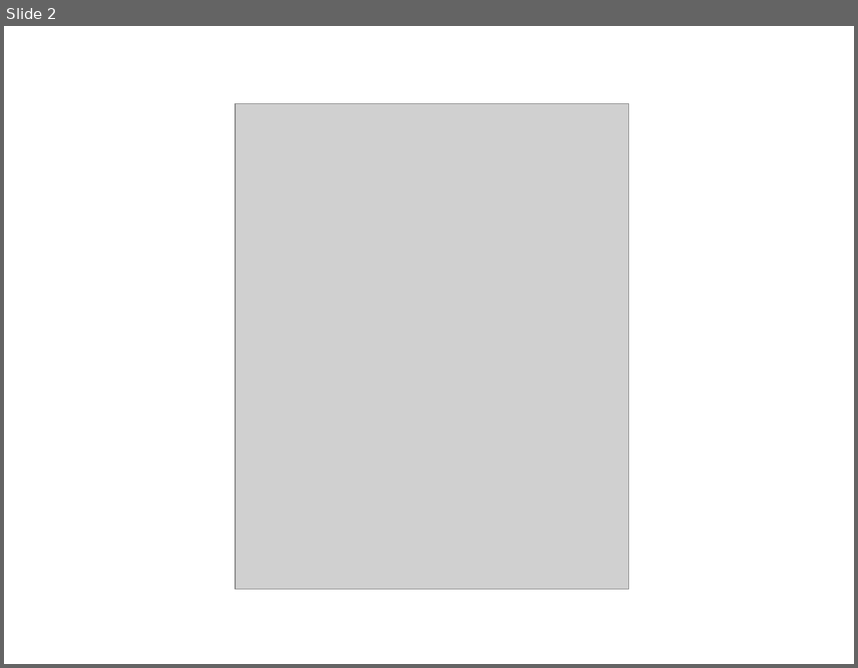
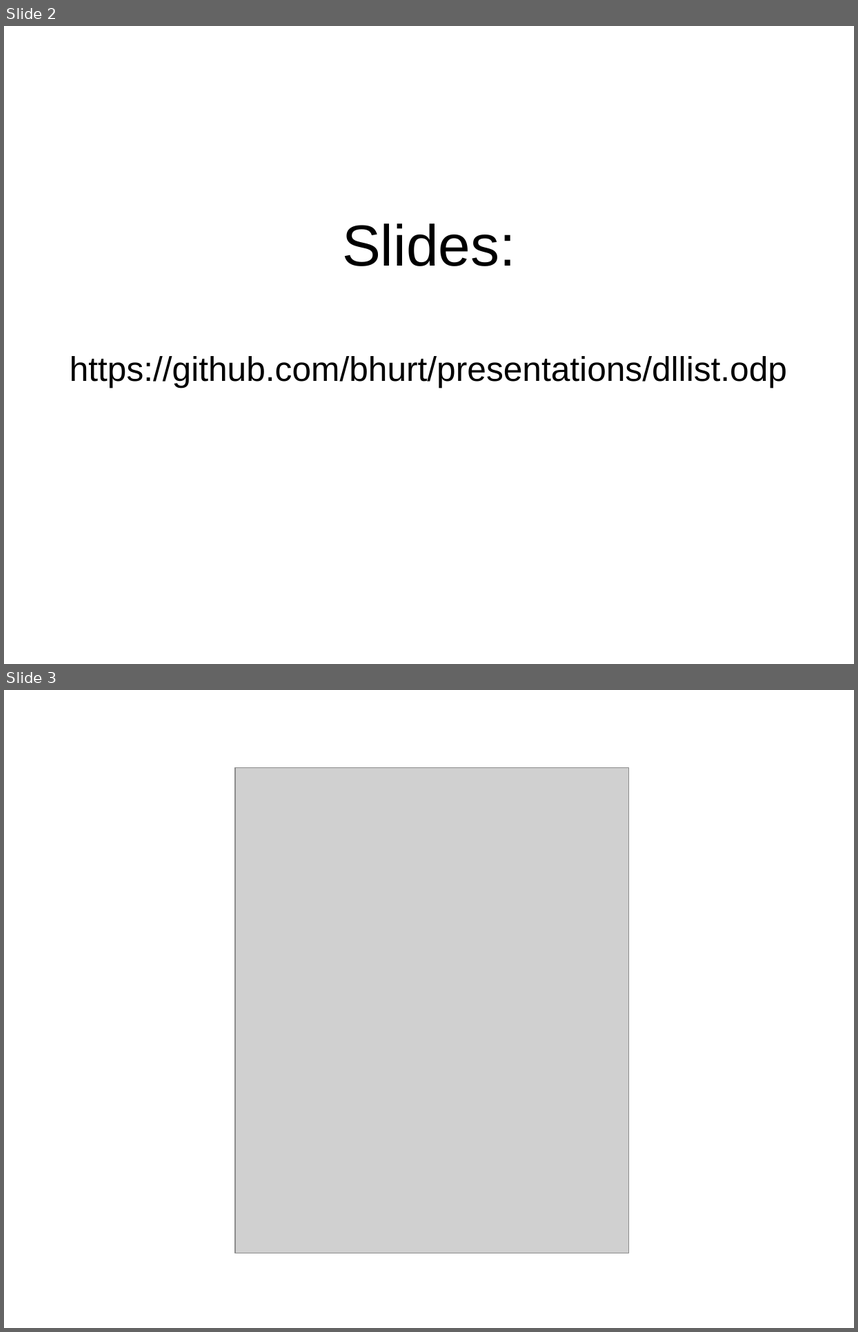
Before and after one commit to bhurt/presentations, a slide deck: dllist.odp. Shown one above the other, each under a label of ours: slide 2 before the commit, slides 2 and 3 after it. The pictures are 858x668 and 858x1332 pixels, drawn with LibreOffice and Linux fonts; fonts in the diff are those of the drawing; grey boxes stand for pictures. Boxes give left, top, right and bottom in pixels: in the first picture for what was removed or moved away, otherwise in the second. Text is boxed around its words. In the diff, an @@ line names an element or a change of style, - is before the commit and + after.

```diff
--- a/dllist.odp
+++ b/dllist.odp
@@ slide 2 added at (4, 26, 854, 664), background #FFFFFF @@
@@ subtitle added at (70, 223, 787, 388), 32 pt, text #000000 @@
+Slides:
+https://github.com/bhurt/presentations/dllist.odp
@@ what was slide 2 is now slide 3 @@
```
Also in this commit, not shown: 3 slides changed.
